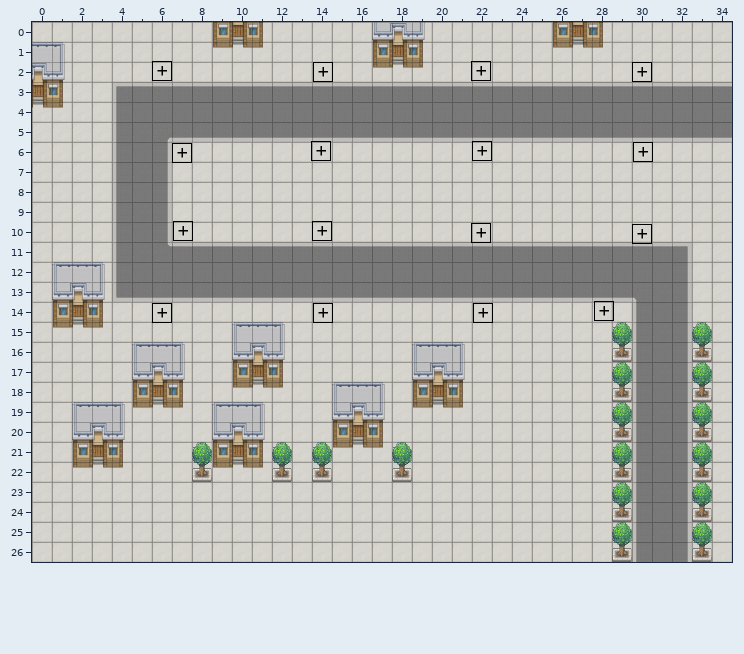
Two states of a Tiled map (JSON), src/assets/maps/towerDefenseMap.json. Above is the file before it was changed.
Cells are 32x32 px. Shown: x 0..34, y 0..26.
The same view after the edit:
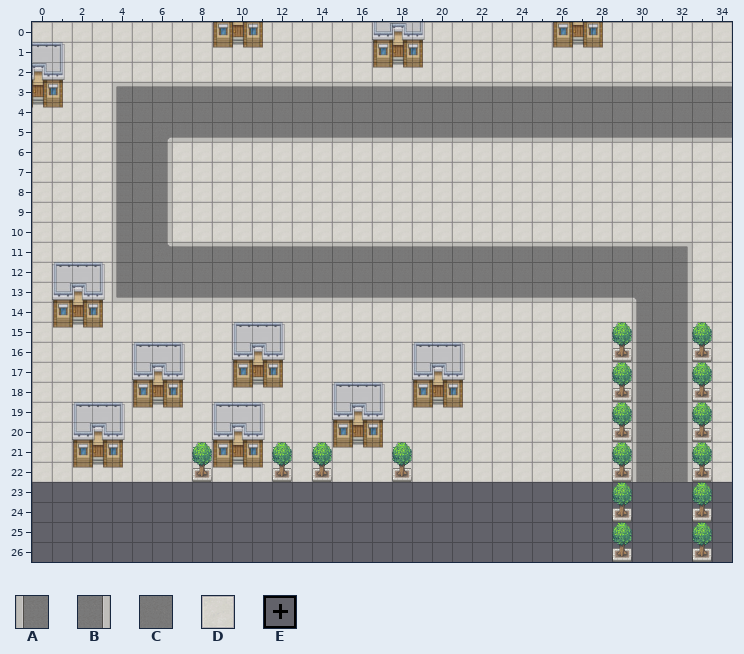
Key: from "assetTowerDefenseMap": A 0, B 1, C 2, D 22, E 23.
_ is an empty cell.
Objects are placed by their top-left corner, in cells (3,4 is the top-left corner of cell 3,4); size is 1x1 cell unless given.
Tiles replaced or removed in this view: A, B, C, D.
Changes in this commit:
Changed rows in their new state; . is an unchanged cell.
Layer "Layer1":
first column x 0:
23 ___________________________________
24 ___________________________________
25 ___________________________________
26 ___________________________________
Layer "Wave":
removed: E "Turret" at 6,2
removed: E "Turret" at 22,2
removed: E "Turret" at 14.1,2
removed: E "Turret" at 30,2
removed: E "Turret" at 14,6
removed: E "Turret" at 22,6
removed: E "Turret" at 30,6
removed: E "Turret" at 7,6
removed: E "Turret" at 7,9.9
removed: E "Turret" at 14,10
removed: E "Turret" at 22,10.1
removed: E "Turret" at 30,10.1
removed: E "Turret" at 28.1,13.9
removed: E "Turret" at 22.1,14
removed: E "Turret" at 6,14
removed: E "Turret" at 14.1,14.1
